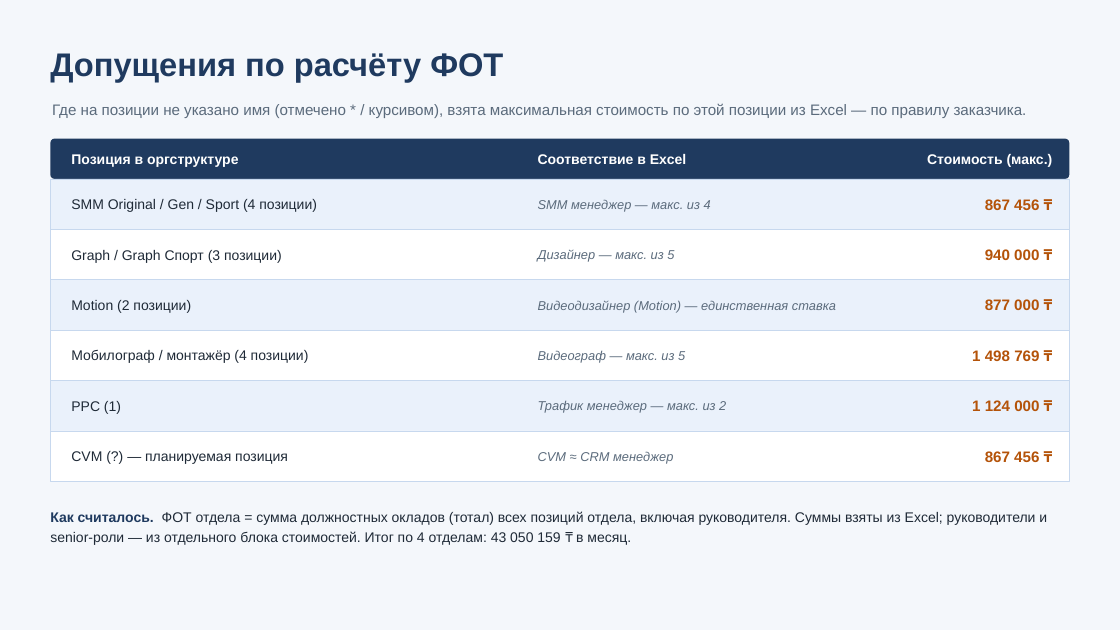
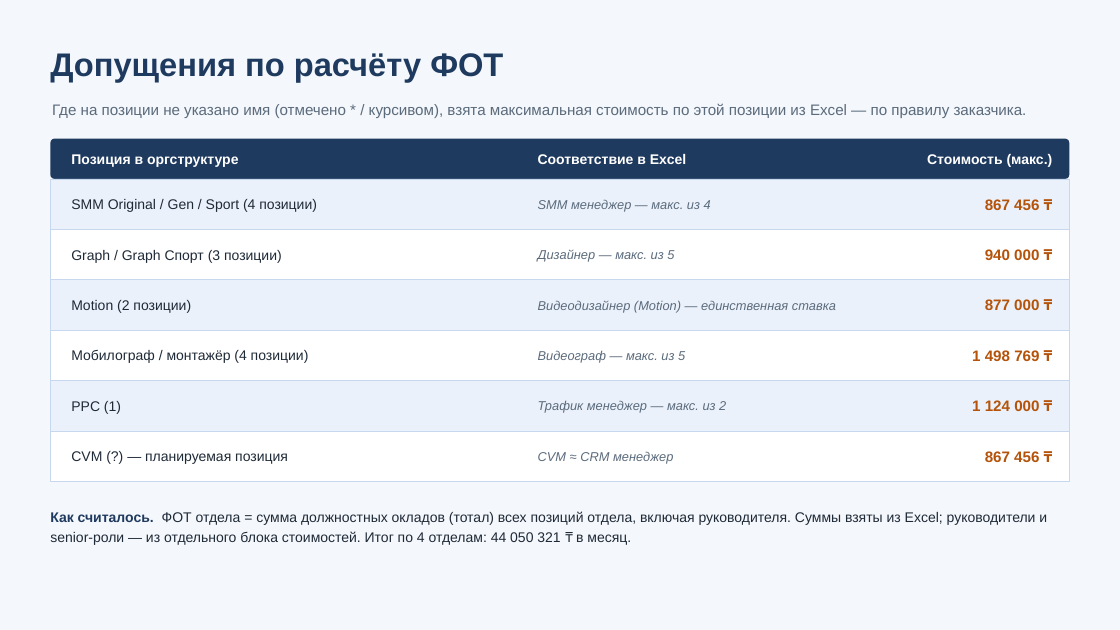
Before and after one commit to victoriakoppel/marketing, a slide deck: slide 6 of Структура маркетинга — отделы и ФОТ.pptx. Drawn at 1120x630 pixels with LibreOffice and Linux fonts; fonts in the diff are those of the drawing. Boxes give left, top, right and bottom in pixels: in the first picture for what was removed or moved away, otherwise in the second. Text is boxed around its words. In the diff, an @@ line names an element or a change of style, - is before the commit and + after.

```diff
--- a/Структура маркетинга — отделы и ФОТ.pptx
+++ b/Структура маркетинга — отделы и ФОТ.pptx
@@ text at box(50, 511, 1047, 545): text changed @@
-Как считалось. ФОТ отдела = сумма должностных окладов (тотал) всех позиций отдела, включая руководителя. Суммы взяты из Excel; руководители и senior-роли — из отдельного блока стоимостей. Итог по 4 отделам: 43 050 159 ₸ в месяц.
+Как считалось. ФОТ отдела = сумма должностных окладов (тотал) всех позиций отдела, включая руководителя. Суммы взяты из Excel; руководители и senior-роли — из отдельного блока стоимостей. Итог по 4 отделам: 44 050 321 ₸ в месяц.
```
Also in this commit, not shown: 2 other slides changed, 5 other files.
